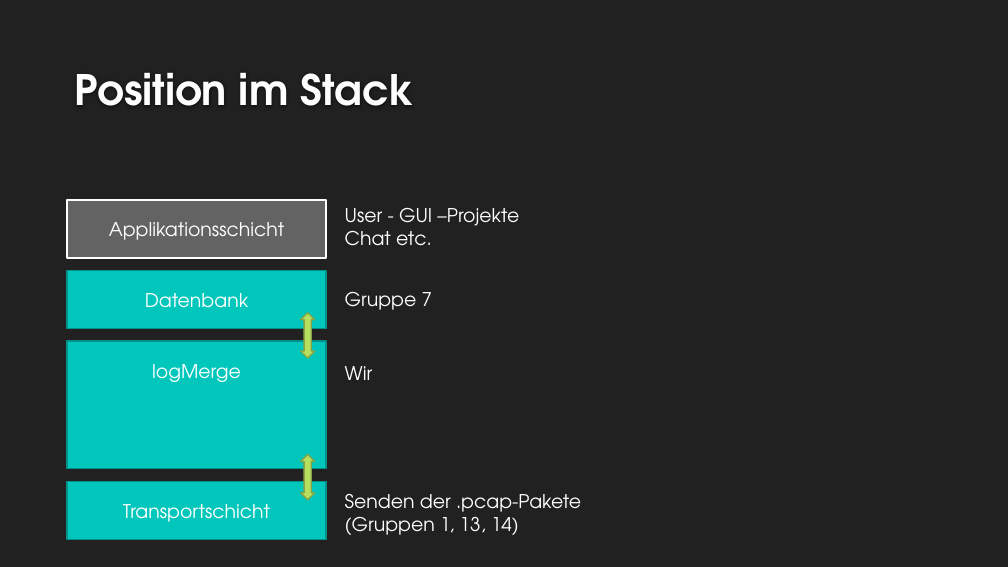
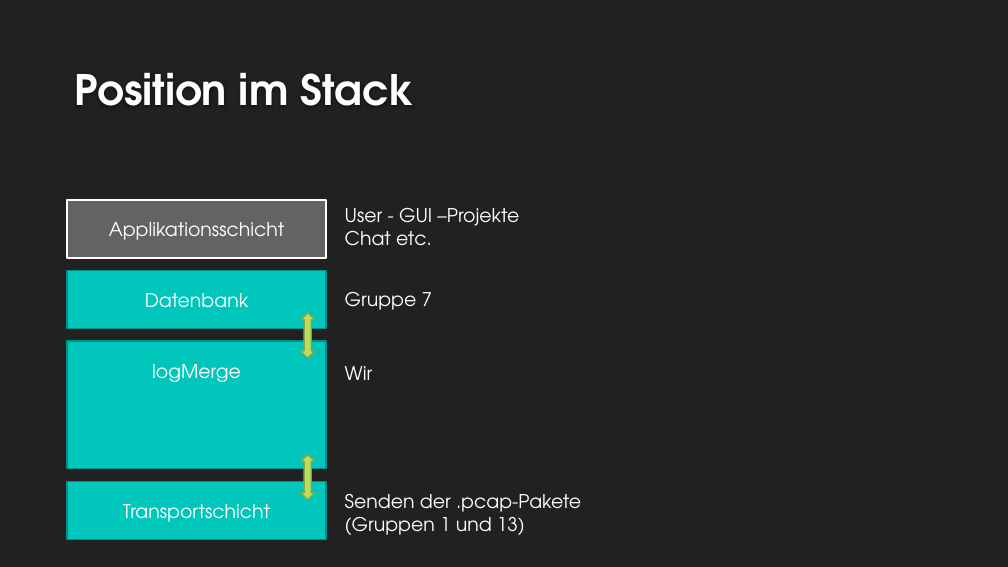
Before and after one commit to cn-uofbasel/BACnet, a slide deck: slide 3 of groups/04-logMerge/presihalbzeit.pptx. Drawn at 1008x567 pixels with LibreOffice and Linux fonts; fonts in the diff are those of the drawing; background and template pictures are left out. Boxes give left, top, right and bottom in pixels: in the first picture for what was removed or moved away, otherwise in the second. Text is boxed around its words. In the diff, an @@ line names an element or a change of style, - is before the commit and + after.

```diff
--- a/groups/04-logMerge/presihalbzeit.pptx
+++ b/groups/04-logMerge/presihalbzeit.pptx
@@ text at bbox=[345, 511, 525, 535]: text changed @@
-(Gruppen 1, 13, 14)
+(Gruppen 1 und 13)
```
Also in this commit, not shown: 1 other slide changed, 1 slide added, 1 other file.
